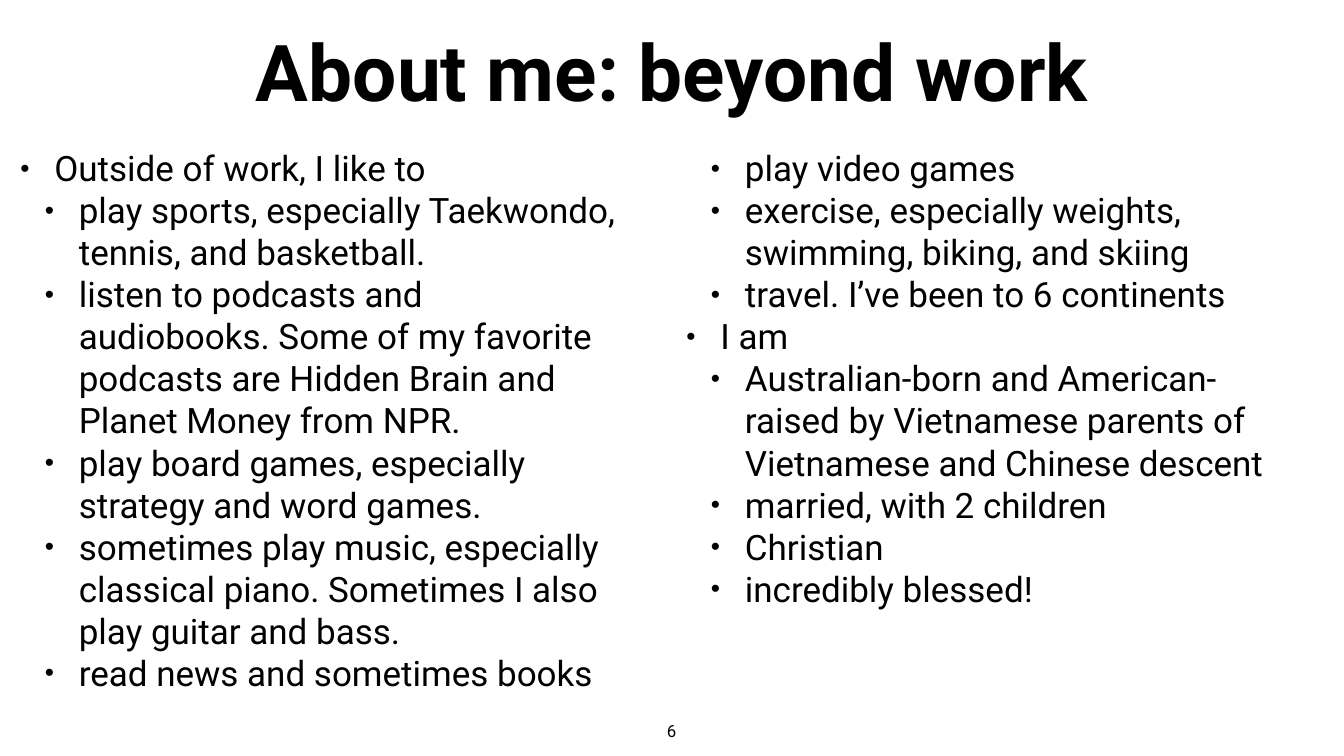
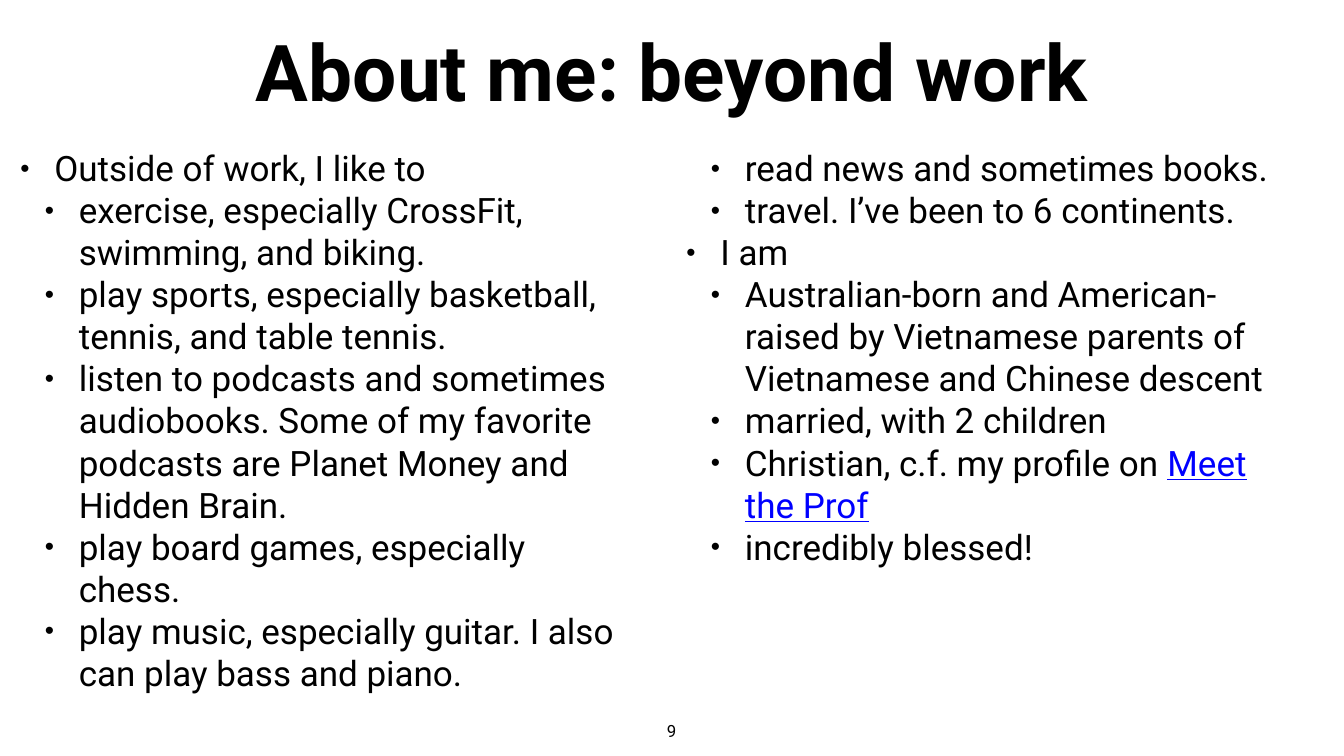
Before and after one commit to anirudhatalmale6-alt/Chem456-2026S, a slide deck: slide 9 of slides/0112-Introduction.pptx (slide 6 before the commit). Drawn at 1344x756 pixels with LibreOffice and Linux fonts; fonts in the diff are those of the drawing. Boxes give left, top, right and bottom in pixels: in the first picture for what was removed or moved away, otherwise in the second. Text is boxed around its words. In the diff, an @@ line names an element or a change of style, - is before the commit and + after.

```diff
--- a/slides/0112-Introduction.pptx
+++ b/slides/0112-Introduction.pptx
@@ text at (79, 154, 1268, 694): text changed @@
-  • play sports, especially Taekwondo, tennis, and basketball.
-  • listen to podcasts and audiobooks. Some of my favorite podcasts are Hidden Brain and Planet Money from NPR.
-  • play board games, especially strategy and word games.
-  • sometimes play music, especially classical piano. Sometimes I also play guitar and bass.
-  • read news and sometimes books
-  • play video games
-  • exercise, especially weights, swimming, biking, and skiing
-  • travel. I’ve been to 6 continents
+  • exercise, especially CrossFit, swimming, and biking.
+  • play sports, especially basketball, tennis, and table tennis.
+  • listen to podcasts and sometimes audiobooks. Some of my favorite podcasts are Planet Money and Hidden Brain.
+  • play board games, especially chess.
+  • play music, especially guitar. I also can play bass and piano.
+  • read news and sometimes books.
+  • travel. I’ve been to 6 continents.
@@ text at (745, 449, 1246, 522): text changed @@
-  • Christian
+  • Christian, c.f. my profile on Meet the Prof
@@ page number at (667, 725, 676, 737): text changed @@
-6
+9
```
Also in this commit, not shown: 2 other slides changed, 16 slides added, 6 slides removed, 2 other files.
